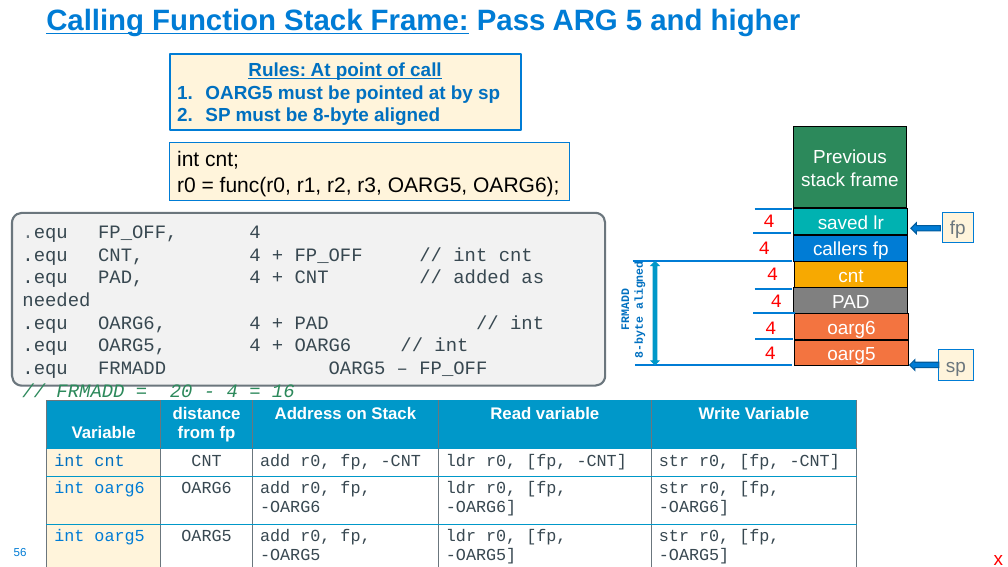
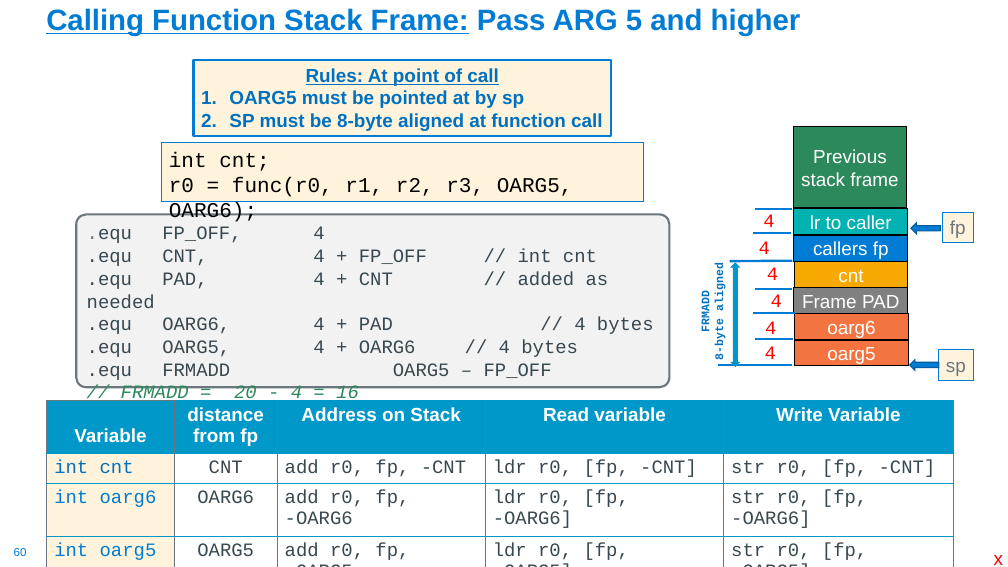
Before and after one commit to cse30-sp24/Muller-Slides, a slide deck: slide 60 of 07-Arm-Part4.pptx (slide 56 before the commit). Drawn at 1008x567 pixels with LibreOffice and Linux fonts; fonts in the diff are those of the drawing. Boxes give left, top, right and bottom in pixels: in the first picture for what was removed or moved away, otherwise in the second. Text is boxed around its words. In the diff, an @@ line names an element or a change of style, - is before the commit and + after.

```diff
--- a/07-Arm-Part4.pptx
+++ b/07-Arm-Part4.pptx
@@ rectangle "Rules: At point of call": place and size @@
-rectangle "Rules: At point of call" at [169,54,520,130]
+rectangle "Rules: At point of call" at [194,60,611,136]
@@ text in rectangle at [229,113,603,131]: text changed @@
-2. SP must be 8-byte aligned
+2. SP must be 8-byte aligned at function call
@@ rectangle "int cnt;": place and size @@
-rectangle "int cnt;" at [169,142,569,200]
+rectangle "int cnt;" at [162,143,644,201]
@@ rectangle "int cnt;" at [162,143,644,201]: font Arial to Courier New @@
@@ rounded rectangle ".equ FP_OFF, 4": place and size @@
-rounded rectangle ".equ FP_OFF, 4" at [12,213,606,386]
+rounded rectangle ".equ FP_OFF, 4" at [76,215,670,388]
@@ text "FRMADD": place and size @@
-text "FRMADD" at [619,265,646,358]
+text "FRMADD" at [700,267,727,359]
@@ text in rectangle at [810,215,892,230]: text changed @@
-saved lr
+lr to caller
@@ line moved from (633, 261) - (792, 261) to (730, 261) - (792, 261) @@
@@ up down arrow: place and size @@
-up down arrow at [651,262,659,364]
+up down arrow at [732,263,740,366]
@@ text in rectangle at [802,295,899,308]: text changed @@
-PAD
+Frame PAD
@@ text in rounded rectangle at [87,317,654,357]: text changed @@
-.equ OARG6, 4 + PAD // int
-.equ OARG5, 4 + OARG6 // int
+.equ OARG6, 4 + PAD // 4 bytes
+.equ OARG5, 4 + OARG6 // 4 bytes
@@ line moved from (635, 365) - (792, 365) to (718, 365) - (792, 365) @@
@@ table at [47,401,954,564] @@
@@ size 16 to 18 pt @@
@@ table: place and size @@
-table at [47,401,858,567]
+table at [47,401,954,564]
@@ page number at [14,548,27,556]: text changed @@
-56
+60
```
Also in this commit, not shown: 30 other slides changed, 5 slides added, 3 other files.
